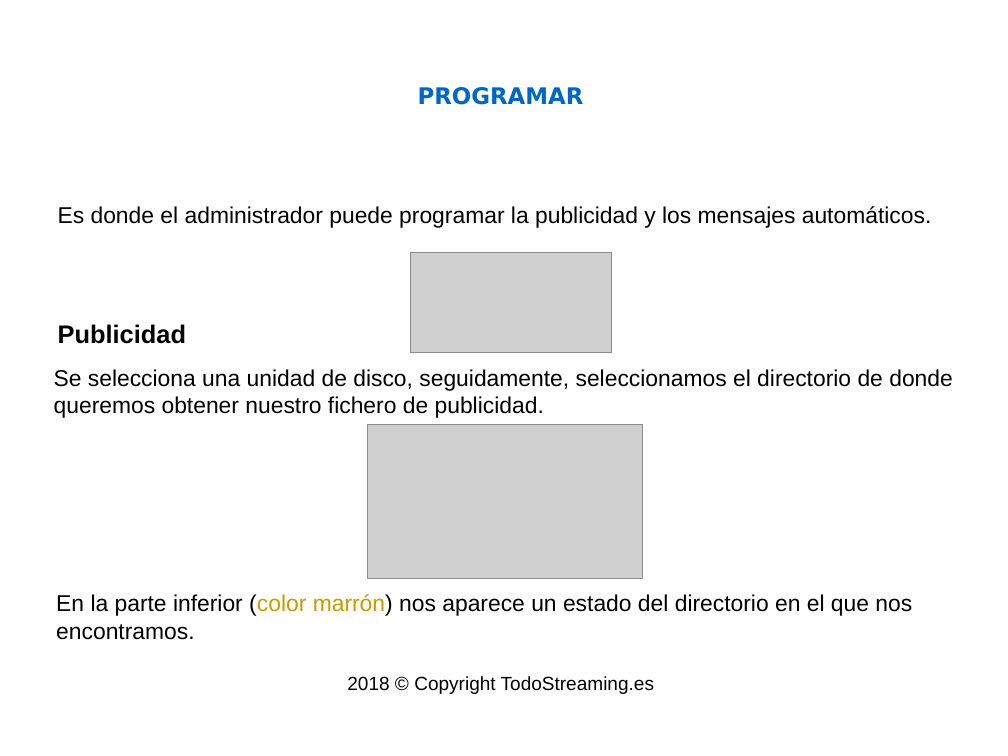
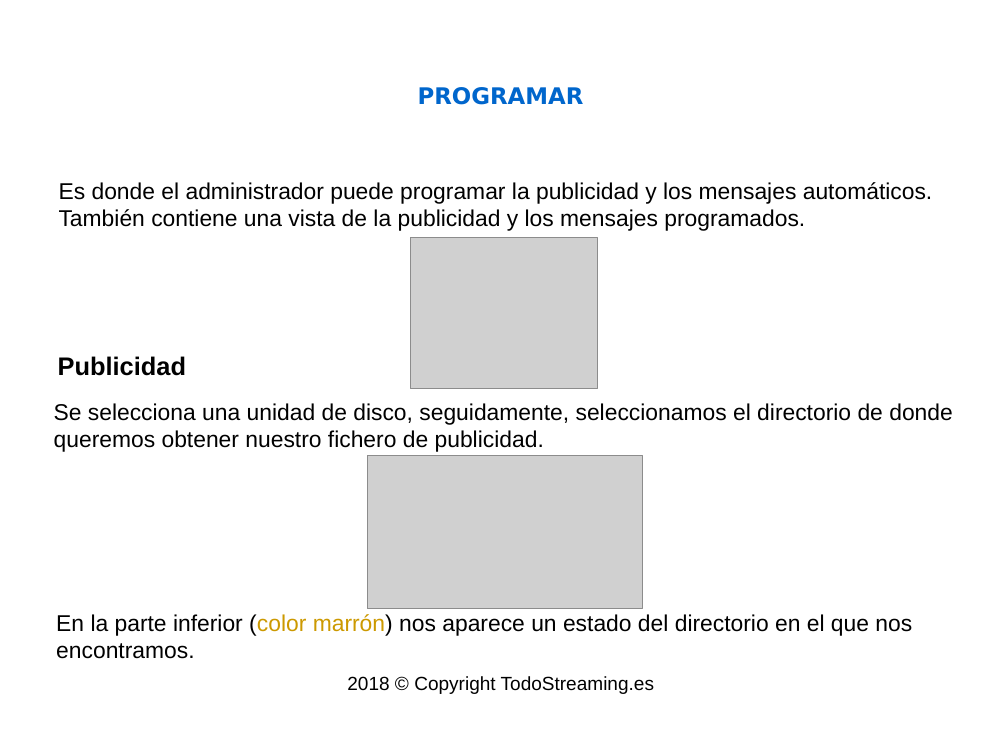
Before and after one commit to isaacml/instore, a slide deck: slide 17 of docs/Manual Administrador.odp. Drawn at 1008x756 pixels with LibreOffice and Linux fonts; fonts in the diff are those of the drawing; grey boxes stand for pictures; background and template pictures are left out. Boxes give left, top, right and bottom in pixels: in the first picture for what was removed or moved away, otherwise in the second. Text is boxed around its words. In the diff, an @@ line names an element or a change of style, - is before the commit and + after.

```diff
--- a/docs/Manual Administrador.odp
+++ b/docs/Manual Administrador.odp
@@ subtitle "Es donde el administrador puede ...": place and size @@
-subtitle "Es donde el administrador puede ..." at <box>58,206,932,228</box>
+subtitle "Es donde el administrador puede ..." at <box>59,182,933,231</box>
@@ subtitle at <box>59,209,805,231</box>: paragraph added @@
+También contiene una vista de la publicidad y los mensajes programados.
@@ picture: place and size @@
-picture at <box>411,252,612,353</box>
+picture at <box>411,238,598,389</box>
@@ text "Publicidad": place and size @@
-text "Publicidad" at <box>58,324,186,344</box>
+text "Publicidad" at <box>58,356,186,376</box>
@@ text "Se selecciona una unidad de ...": place and size @@
-text "Se selecciona una unidad de ..." at <box>54,369,953,418</box>
+text "Se selecciona una unidad de ..." at <box>54,403,953,452</box>
@@ picture: place and size @@
-picture at <box>368,425,643,579</box>
+picture at <box>368,456,643,609</box>
@@ text "En la parte inferior (color ...": place and size @@
-text "En la parte inferior (color ..." at <box>56,594,912,640</box>
+text "En la parte inferior (color ..." at <box>56,614,912,659</box>
```
Also in this commit, not shown: 2 slides added, 6 other files.
